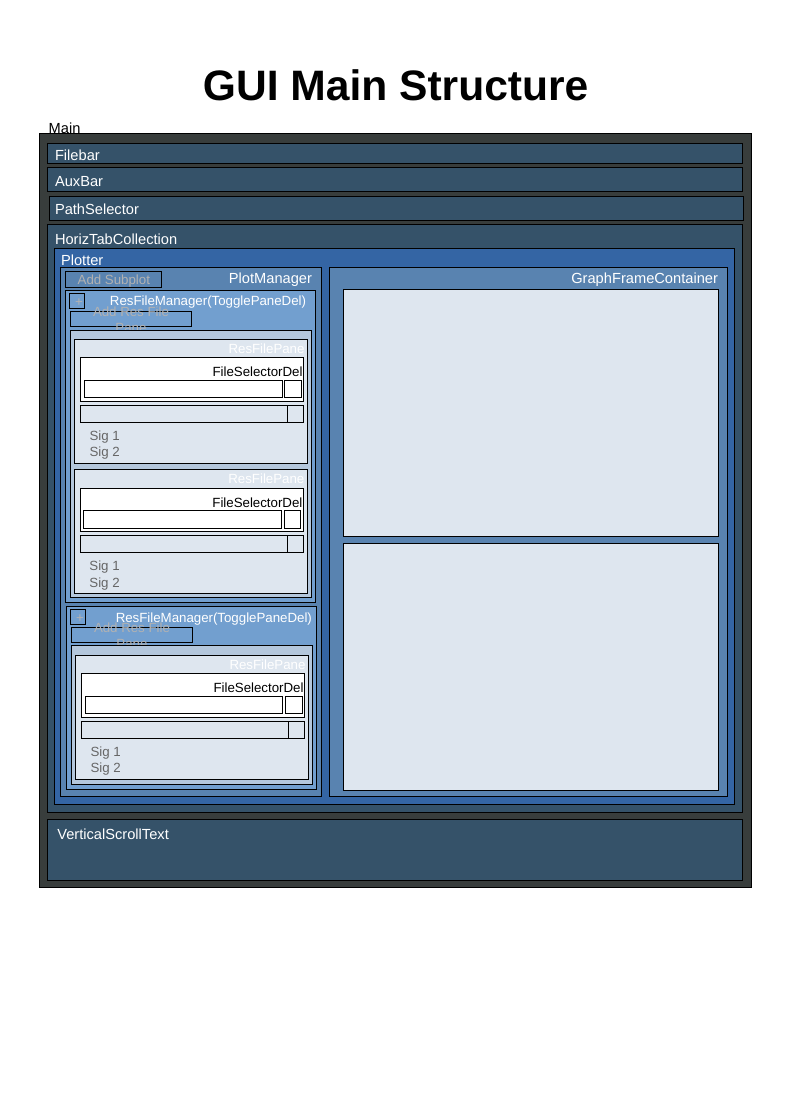
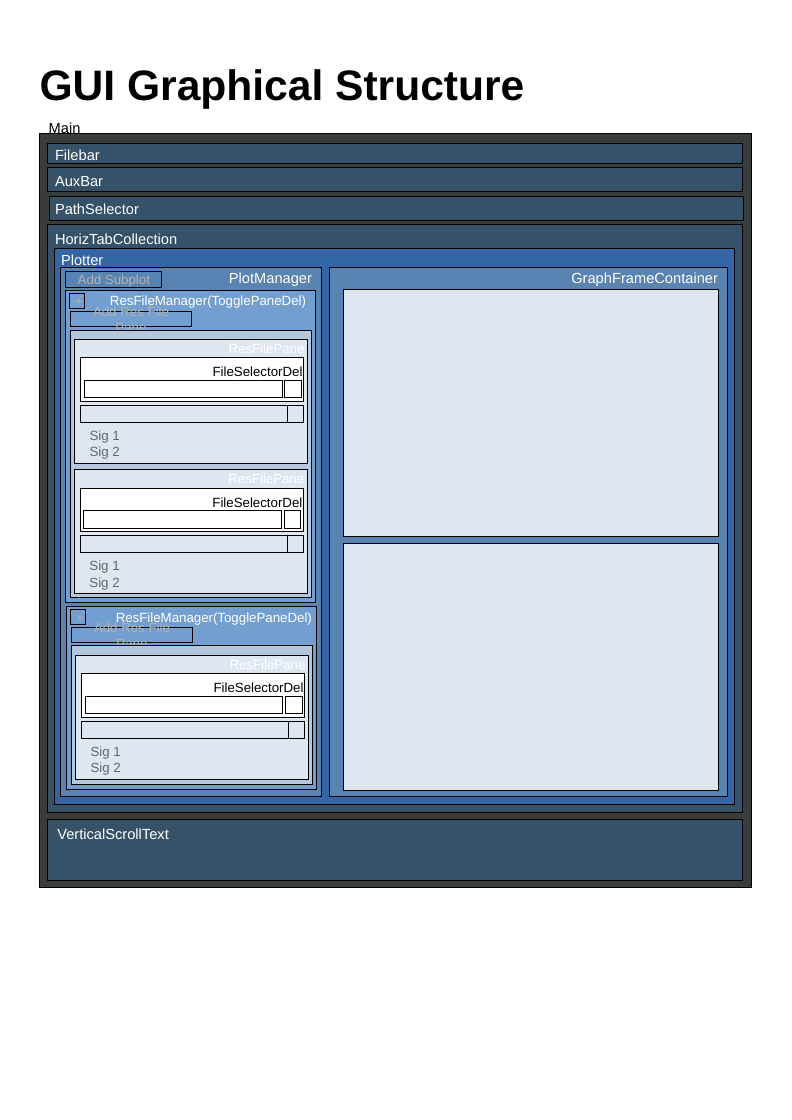
Before and after one commit to fzappate/MidnightScienceGUI, a slide deck: slide 2 of docs/GUI Guide.odp (slide 1 before the commit). Drawn at 792x1120 pixels with LibreOffice and Linux fonts; fonts in the diff are those of the drawing. Boxes give left, top, right and bottom in pixels: in the first picture for what was removed or moved away, otherwise in the second. Text is boxed around its words. In the diff, an @@ line names an element or a change of style, - is before the commit and + after.

```diff
--- a/docs/GUI Guide.odp
+++ b/docs/GUI Guide.odp
@@ title at (x1=40, y1=69, x2=524, y2=109): text changed @@
-GUI Main Structure
+GUI Graphical Structure
```
Also in this commit, not shown: 3 slides added.
